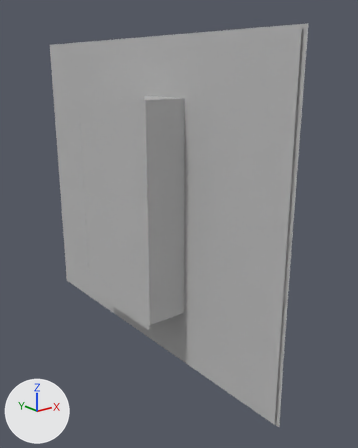
The FBX model Assets/Models/Window.fbx, before and after one commit.
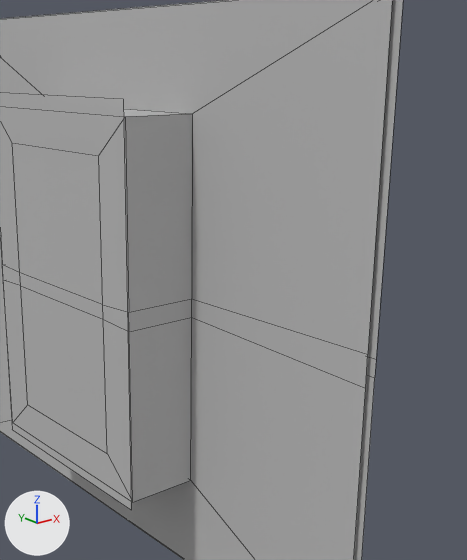
The first picture shows the older version from a 50 mm lens placed at (-0.485, -0.722, 0.432), pointed at (0.04, -0.066, 0.17). The close-ups show both versions on the part from 20% to 96% of the width and 7% to 80% of the height of that picture. The axes (+X, +Y, +Z) are drawn at lower left. The lights are the same throughout. The close-ups show mesh edges as thin lines. Where no turn or scale is listed for an object, it has been applied to the vertices.

Before the edit, the objects in view are built like this:
```python
me_mesh = bpy.data.meshes.new('Mesh')
me_mesh.from_pydata(...)  # 96 vertices, 89 faces; spans x -0.043..0.043, y -0.34..0.34, z -0.275..0.275
me_mesh.materials.append(mat_lambert1)  # grey #bcbcbc
me_mesh_001 = bpy.data.meshes.new('Mesh.001')
me_mesh_001.from_pydata([(0.0, -0.121, 0.191), (0.0, -0.121, -0.191), (0.0, 0.121, 0.191), (0.0, 0.121, -0.191)], [], [(0, 1, 3, 2)])
me_mesh_001.materials.append(mat_lambert1)  # grey #bcbcbc
ob_pcube2 = bpy.data.objects.new('pCube2', me_mesh)
ob_pcube2.location = (-0.024, -0.001, 0.206)
ob_pplane1 = bpy.data.objects.new('pPlane1', me_mesh_001)
ob_pplane1.location = (-0.066, 0.0, 0.212)
```
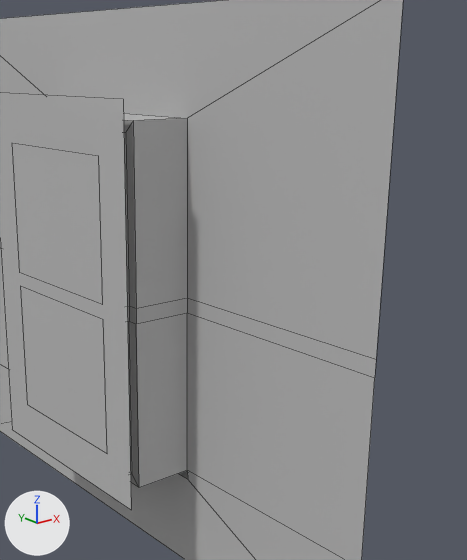
The change in detail:
me_mesh is used by ob_pcube2; location (-0.024, -0.001, 0.206).
me_mesh had 96 vertices, 89 faces and spanned x -0.043..0.043, y -0.34..0.34, z -0.275..0.275.
me_mesh now has 72 vertices, 64 faces and spans x -0.043..0.043, y -0.34..0.34, z -0.275..0.275.
Part 1, on me_mesh:
24 vertices are removed from x -0.043..0.029, y -0.334..0.334, z -0.273..0.274.
25 faces are deleted.

Where the change shows, as pixel boxes (x1, y1, x2, y2) in the close-ups (467 x 560 px):
part 1 of me_mesh, deleted: before (0, 0, 392, 560)
